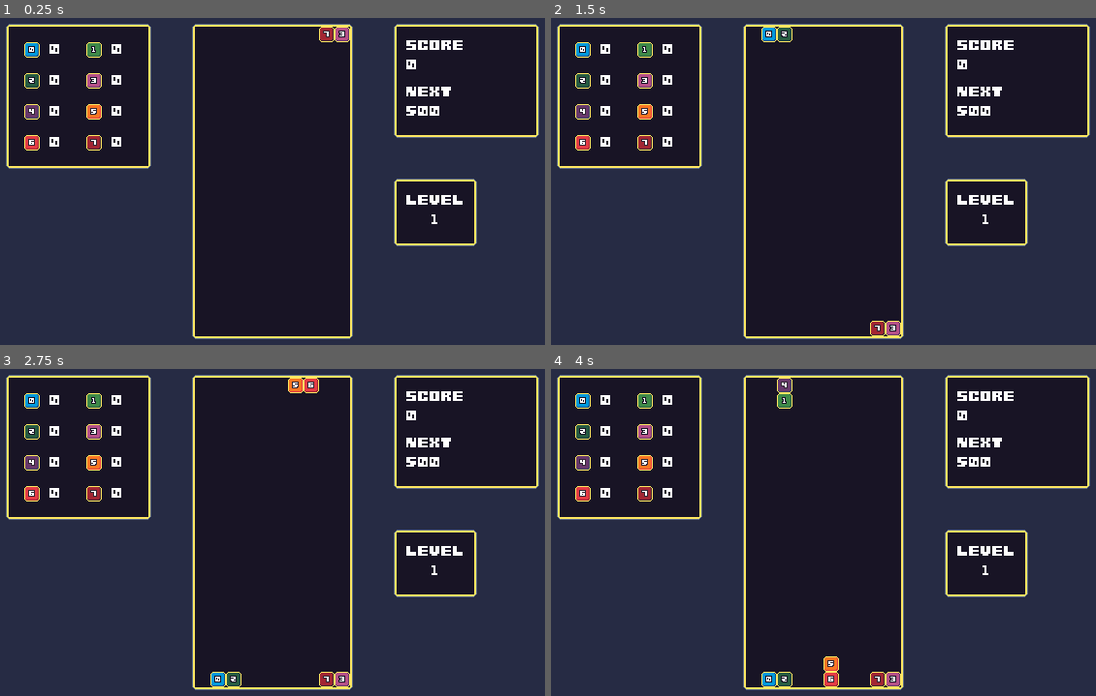
Above: before the commit, frames 1-4 (two rows, left to right).
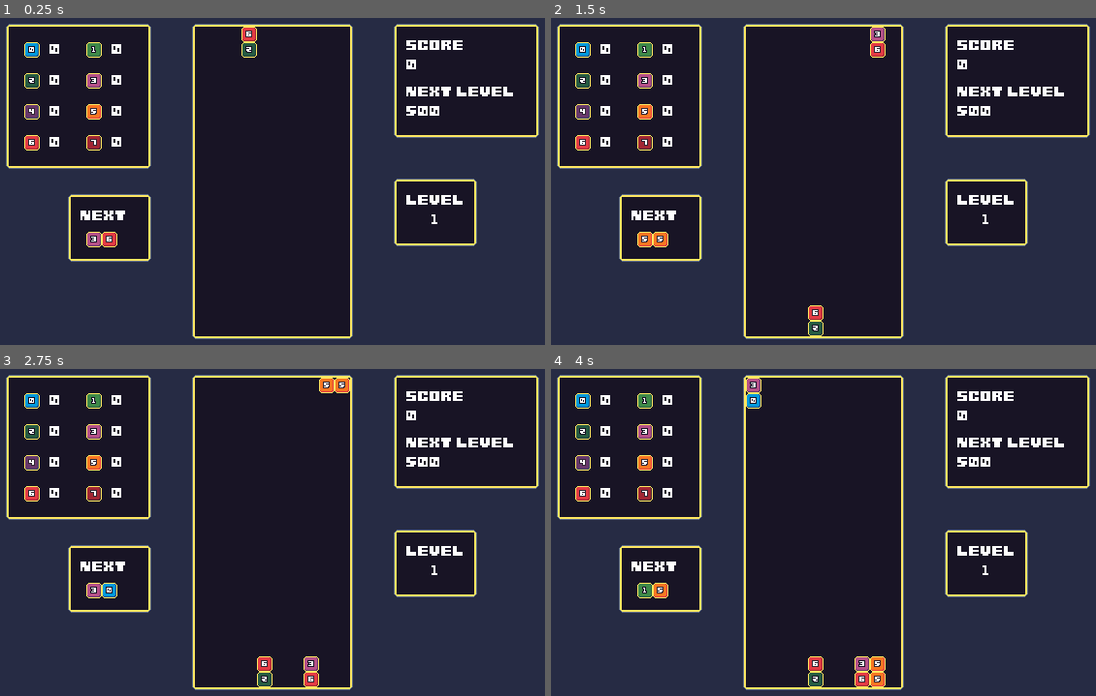
Above: after the commit, the same moments.

Repository: giraffekey/seven-seven-seven
Game: Godot game, scene res://main.tscn
Two runs of this game, one before a commit and one after it. Both use one fixed random seed, a clock stepped at 60 frames per second and the inputs below.
Inputs:
- Up to frame 1 (0.25 s): no input
- Up to frame 2 (1.5 s): tap Enter at 0.5 s; hold Right (right) 0.53-1.28 s; tap Z (fast_drop) at 0.6 s; hold Left (left) from 1.28 s (still down); tap Up (rotate) at 1.35 s
- Up to frame 3 (2.75 s): release Left (left) at 2.03 s; hold Right (right) from 2.03 s (still down); tap Z (fast_drop) at 2.1 s
- Up to frame 4 (4 s): release Right (right) at 2.78 s; hold Down (accelerate) 2.78-3.53 s; tap Up (rotate) at 2.85 s; hold Left (left) from 3.53 s (still down); tap Z (fast_drop) at 3.6 s

The runs differ from the first frame. In frame 1, 3.8% of the frame differs, in the area x 12-95%, y 2-75%; in frame 2, 4.3%; in frame 3, 4.8%; in frame 4, 5.1%, in the area x 12-95%, y 2-98%.

Commit message:
Show next piece

Diff:
--- a/main.tscn
+++ b/main.tscn
@@ -65,9 +65,11 @@
 [node name="FastDropTimer" type="Timer" parent="."]
 wait_time = 0.25
 
-[node name="Text" type="Node2D" parent="."]
+[node name="UI" type="Control" parent="."]
+layout_mode = 3
+anchors_preset = 0
 
-[node name="Score" type="Label" parent="Text"]
+[node name="Score" type="Label" parent="UI"]
 offset_left = 456.0
 offset_top = 80.0
 offset_right = 584.0
@@ -76,16 +78,16 @@
 0"
 label_settings = SubResource("LabelSettings_lquwl")
 
-[node name="Next" type="Label" parent="Text"]
+[node name="NextLevel" type="Label" parent="UI"]
 offset_left = 456.0
 offset_top = 128.0
 offset_right = 584.0
 offset_bottom = 176.0
-text = "NEXT
+text = "NEXT LEVEL
 500"
 label_settings = SubResource("LabelSettings_7mycd")
 
-[node name="Level" type="Label" parent="Text"]
+[node name="Level" type="Label" parent="UI"]
 offset_left = 456.0
 offset_top = 240.0
 offset_right = 584.0
@@ -94,7 +96,7 @@
       1"
 label_settings = SubResource("LabelSettings_272bh")
 
-[node name="Blocks0" type="Label" parent="Text"]
+[node name="Blocks0" type="Label" parent="UI"]
 offset_left = 88.0
 offset_top = 84.0
 offset_right = 120.0
@@ -102,7 +104,7 @@
 text = "0"
 label_settings = SubResource("LabelSettings_272bh")
 
-[node name="Blocks1" type="Label" parent="Text"]
+[node name="Blocks1" type="Label" parent="UI"]
 offset_left = 152.0
 offset_top = 84.0
 offset_right = 184.0
@@ -110,7 +112,7 @@
 text = "0"
 label_settings = SubResource("LabelSettings_272bh")
 
-[node name="Blocks2" type="Label" parent="Text"]
+[node name="Blocks2" type="Label" parent="UI"]
 offset_left = 88.0
 offset_top = 116.0
 offset_right = 120.0
@@ -118,7 +120,7 @@
 text = "0"
 label_settings = SubResource("LabelSettings_272bh")
 
-[node name="Blocks3" type="Label" parent="Text"]
+[node name="Blocks3" type="Label" parent="UI"]
 offset_left = 152.0
 offset_top = 116.0
 offset_right = 184.0
@@ -126,7 +128,7 @@
 text = "0"
 label_settings = SubResource("LabelSettings_272bh")
 
-[node name="Blocks4" type="Label" parent="Text"]
+[node name="Blocks4" type="Label" parent="UI"]
 offset_left = 88.0
 offset_top = 148.0
 offset_right = 120.0
@@ -134,7 +136,7 @@
 text = "0"
 label_settings = SubResource("LabelSettings_272bh")
 
-[node name="Blocks5" type="Label" parent="Text"]
+[node name="Blocks5" type="Label" parent="UI"]
 offset_left = 152.0
 offset_top = 148.0
 offset_right = 184.0
@@ -142,7 +144,7 @@
 text = "0"
 label_settings = SubResource("LabelSettings_272bh")
 
-[node name="Blocks6" type="Label" parent="Text"]
+[node name="Blocks6" type="Label" parent="UI"]
 offset_left = 88.0
 offset_top = 180.0
 offset_right = 120.0
@@ -150,7 +152,7 @@
 text = "0"
 label_settings = SubResource("LabelSettings_272bh")
 
-[node name="Blocks7" type="Label" parent="Text"]
+[node name="Blocks7" type="Label" parent="UI"]
 offset_left = 152.0
 offset_top = 180.0
 offset_right = 184.0
@@ -158,6 +160,26 @@
 text = "0"
 label_settings = SubResource("LabelSettings_272bh")
 
+[node name="Next" type="Label" parent="UI"]
+offset_left = 120.0
+offset_top = 256.0
+offset_right = 184.0
+offset_bottom = 288.0
+text = "NEXT"
+label_settings = SubResource("LabelSettings_7mycd")
+
+[node name="NextBlock1" type="Sprite2D" parent="UI"]
+position = Vector2(136, 300)
+texture = ExtResource("2_0xm2m")
+hframes = 8
+vframes = 2
+
+[node name="NextBlock2" type="Sprite2D" parent="UI"]
+position = Vector2(152, 300)
+texture = ExtResource("2_0xm2m")
+hframes = 8
+vframes = 2
+
 [connection signal="timeout" from="FallTimer" to="." method="_on_fall_timer_timeout"]
 [connection signal="timeout" from="MoveLeftTimer" to="." method="_on_move_left_timer_timeout"]
 [connection signal="timeout" from="MoveRightTimer" to="." method="_on_move_right_timer_timeout"]
--- a/script.gd
+++ b/script.gd
@@ -1,17 +1,19 @@
 extends Node2D
 
 var block = [null, null]
+var next = [null, null]
 var col = 0
 var row = 0
 var orientation = 0
 var score = 0
-var next = 500
+var next_level = 500
 var level = 1
 var counts = [0, 0, 0, 0, 0, 0, 0, 0]
 var fast_dropping = false
 
 func _ready() -> void:
 	randomize()
+	gen_next()
 	spawn_block()
 	update_labels()
 
@@ -85,6 +87,7 @@
 	if new_cells == old_cells:
 		await clear_blocks()
 		spawn_block()
+		update_labels()
 
 func move_left() -> void:
 	var old_cells = erase_block()
@@ -157,16 +160,20 @@
 func block_value(cell: Vector2i) -> int:
 	return $BlockLayer.get_cell_atlas_coords(cell).x
 
-func spawn_block() -> void:
+func gen_next() -> void:
 	var first = randi_range(0, 7)
 	var nums = range(8)
 	nums.remove_at(7 - first)
 	var second = nums.pick_random()
-	block = [first, second]
-
+	next = [first, second]
+
+func spawn_block() -> void:
+	block = next.duplicate()
 	col = randi_range(0, 9)
 	row = 0
 	orientation = randi_range(0, 3)
+
+	gen_next()
 
 	var cells = block_cells()
 
@@ -306,9 +313,9 @@
 						cleared = true
 						lines += 1
 
-					while score >= next:
+					while score >= next_level:
 						level += 1
-						next += level * 500
+						next_level += level * 500
 
 					update_labels()
 
@@ -318,8 +325,10 @@
 		$FastDropTimer.start()
 
 func update_labels() -> void:
-	$Text/Score.text = "SCORE\n" + str(score)
-	$Text/Next.text = "NEXT\n" + str(next)
-	$Text/Level.text = "LEVEL\n      " + str(level)
+	$UI/Score.text = "SCORE\n" + str(score)
+	$UI/NextLevel.text = "NEXT LEVEL\n" + str(next_level)
+	$UI/Level.text = "LEVEL\n      " + str(level)
 	for i in range(8):
-		get_node("Text/Blocks" + str(i)).text = str(counts[i])
+		get_node("UI/Blocks" + str(i)).text = str(counts[i])
+	$UI/NextBlock1.frame = next[0]
+	$UI/NextBlock2.frame = next[1]
Binary file changed: background.aseprite
Binary file changed: background.png
